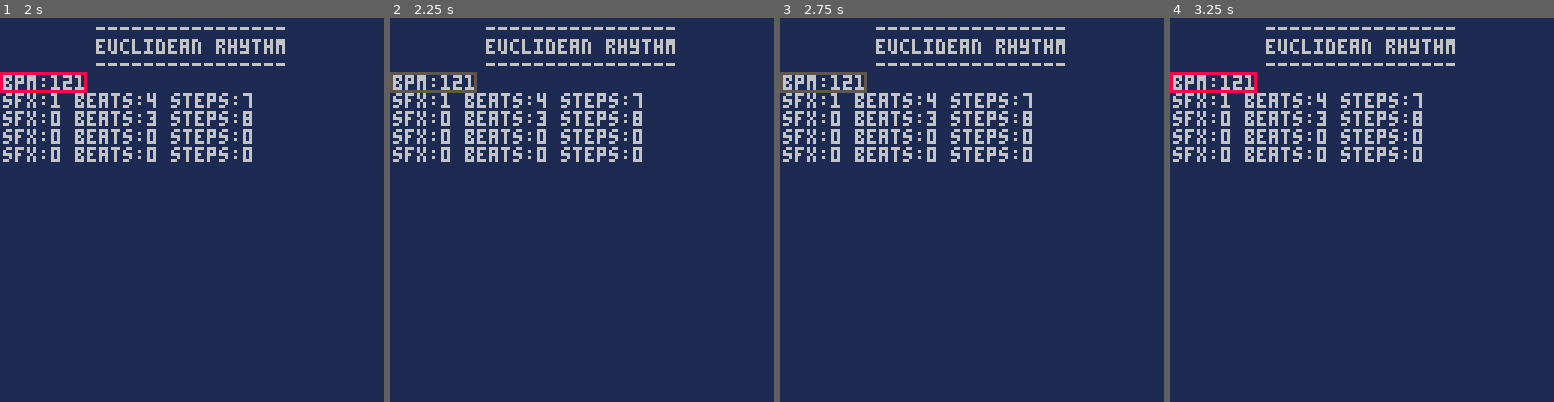
Above: before the commit, frames 1-4 (left to right).
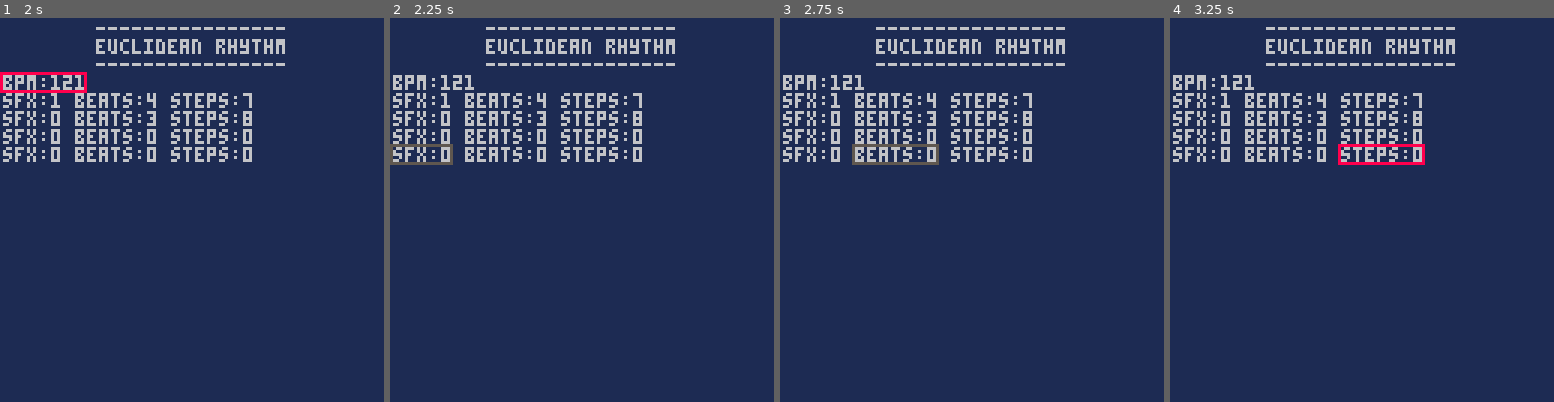
Above: after the commit, the same moments.

Repository: polouis/euclidean-rhythm
Game: PICO-8 cartridge euclid.p8
Two runs of this game, one before a commit and one after it. Both use one fixed random seed, a clock stepped at 60 frames per second and the inputs below.
Inputs:
- Up to frame 1 (2 s): tap X (X key) at 0.33, 1.07, 1.85 s; tap O (Z key) at 0.7, 1.7 s; hold Right from 1.6 s (still down)
- Up to frame 2 (2.25 s): release Right at 2.1 s; tap O (Z key) at 2.1 s; hold Up from 2.15 s (still down)
- Up to frame 3 (2.75 s): release Up at 2.42 s; hold Right from 2.47 s (still down); tap O (Z key) at 2.5 s
- Up to frame 4 (3.25 s): tap O (Z key) at 2.9 s; tap X (X key) at 2.97 s; release Right at 3.03 s; hold Left from 3.08 s (still down)

Frame 1 is identical in both runs. In frame 2, 0.7% of the frame differs, in the area x 0-23%, y 14-39%; in frame 3, 0.8%, in the area x 0-42%, y 14-39%; in frame 4, 0.8%.

Commit message:
Added hability to focus and interact with different UI components

Diff:
--- a/euclid.p8
+++ b/euclid.p8
@@ -4,6 +4,7 @@
 #include ui/color.lua
 #include ui/state.lua
 #include ui/number.lua
+#include ui/focusManager.lua
 #include sound/sequencer.lua
 #include sound/track.lua
 #include sound/euclid.lua
--- a/main.lua
+++ b/main.lua
@@ -1,8 +1,15 @@
-init = false
+local init = false
 local uiTracks = {}
+local focusManager = nil
 
 function _init()
   seq = newSequencer()
+  focusManager = newFocusManager()
+  local grid = {}
+
+  uiBpm = newUiNumber(seq.getBpm(), 1, 19, 60, 240, "bpm")
+  uiBpm.setState(uiState.Focused)
+  add(grid, {uiBpm})
 
   for i = 1, 4 do
     seq.trackGet(i).setPattern(newEuclid(0, 0))
@@ -13,19 +20,21 @@
     uiTrack["beats"] = newUiNumber(seq.trackGet(i).getSfx(), 1 + 4*6, 19 + i * 6, 0, 32, "beats")
     uiTrack["steps"] = newUiNumber(seq.trackGet(i).getSfx(), 1 + 4*6 + 4 + 4*6 + 4, 19 + i * 6, 0, 32, "steps")
     add(uiTracks, uiTrack)
+
+    add(grid, {uiTrack["sfx"], uiTrack["beats"], uiTrack["steps"]})
   end
 
   seq.trackGet(1).setPattern(newEuclid(4, 7))
   seq.trackGet(2).setPattern(newEuclid(3, 8))
   uiTracks[1].sfx.setValue(1)
   uiTracks[1].beats.setValue(4)
+  uiTracks[1].beats.setMax(7)
   uiTracks[1].steps.setValue(7)
   uiTracks[2].beats.setValue(3)
+  uiTracks[2].beats.setMax(8)
   uiTracks[2].steps.setValue(8)
 
-  uiBpm = newUiNumber(seq.getBpm(), 1, 19, 60, 240, "bpm")
-  uiBpm.setState(uiState.Focused)
-
+  focusManager.setGrid(grid)
   seq.play()
   init = true
 end
@@ -49,12 +58,18 @@
 
 function _update()
   seq.update()
+  focusManager.update()
+
   uiBpm.update()
   if uiBpm.getValue() ~= seq.getBpm() then
     seq.setBpm(uiBpm.getValue())
   end
 
   for i = 1, 4 do
+    uiTracks[i].sfx.update()
+    uiTracks[i].beats.update()
+    uiTracks[i].steps.update()
+
     if uiTracks[i].sfx.getValue() ~= seq.trackGet(i).getSfx() then
       seq.trackGet(i).setSfx(uiTracks[i].sfx.getValue())
     end
--- /dev/null
+++ b/ui/focusManager.lua
@@ -0,0 +1,52 @@
+function newFocusManager()
+  local self = {
+    grid = nil,
+    x = nil,
+    y = nil,
+  }
+
+  local setGrid = function(grid)
+    if self.grid ~= nil then
+      self.grid[self.y][self.x].setState(uiState.Normal)
+    end
+    self.grid = grid
+    self.x = 1
+    self.y = 1
+    self.grid[self.y][self.x].setState(uiState.Focused)
+  end
+
+  local update = function()
+    if self.grid == nil then
+      return
+    end
+
+    if self.grid[self.y][self.x].getState() == uiState.Focused then
+      self.grid[self.y][self.x].setState(uiState.Normal)
+      if btnp(2, 0) then
+        self.y = self.y - 1
+      elseif btnp(3, 0) then
+        self.y = self.y + 1
+      elseif btnp(0, 0) then
+        self.x = self.x - 1
+      elseif btnp(1, 0) then
+        self.x = self.x + 1
+      end
+      if self.y < 1 then
+        self.y = #self.grid
+      elseif self.y > #self.grid then
+        self.y = 1
+      end
+      if self.x < 1 then
+        self.x = #self.grid[self.y]
+      elseif self.x > #self.grid[self.y] then
+        self.x = 1
+      end
+      self.grid[self.y][self.x].setState(uiState.Focused)
+    end
+  end
+
+  return {
+    setGrid = setGrid,
+    update = update,
+  }
+end
--- a/ui/number.lua
+++ b/ui/number.lua
@@ -6,7 +6,7 @@
     y = y,
     min = min,
     max = max,
-    state = uiState.Unfocused,
+    state = uiState.Normal,
   }
 
   local setValue = function(value)
@@ -57,6 +57,10 @@
     self.state = state
   end
 
+  local getState = function()
+    return self.state
+  end
+
   local setMax = function(max)
     self.max = max
   end
@@ -67,5 +71,7 @@
     draw = draw,
     update = update,
     setState = setState,
+    getState = getState,
+    setMax = setMax,
   }
 end
--- a/ui/state.lua
+++ b/ui/state.lua
@@ -1,5 +1,5 @@
 uiState = {
-  Unfocused = 1,
+  Normal = 1,
   Focused = 2,
   Edited = 3,
 }
